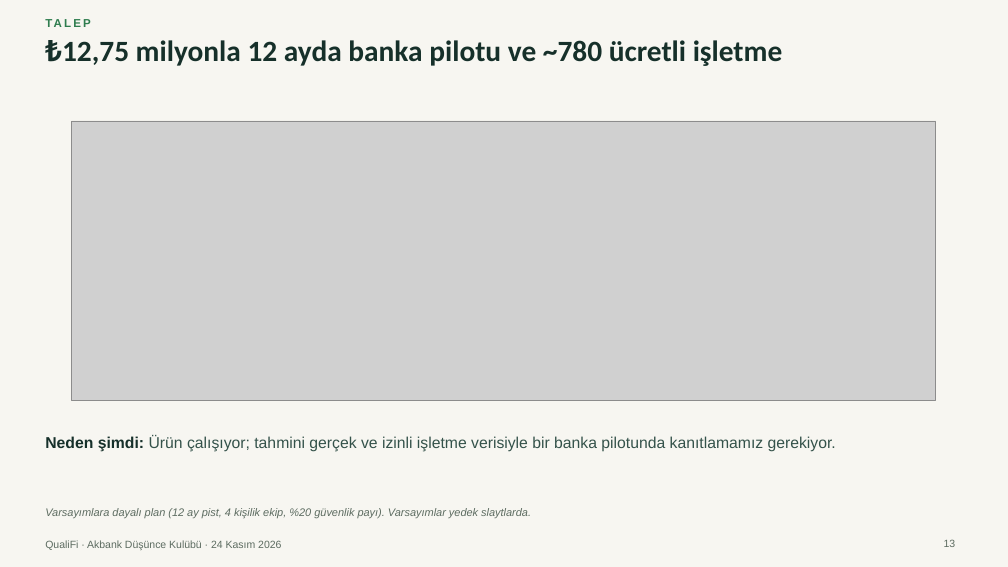
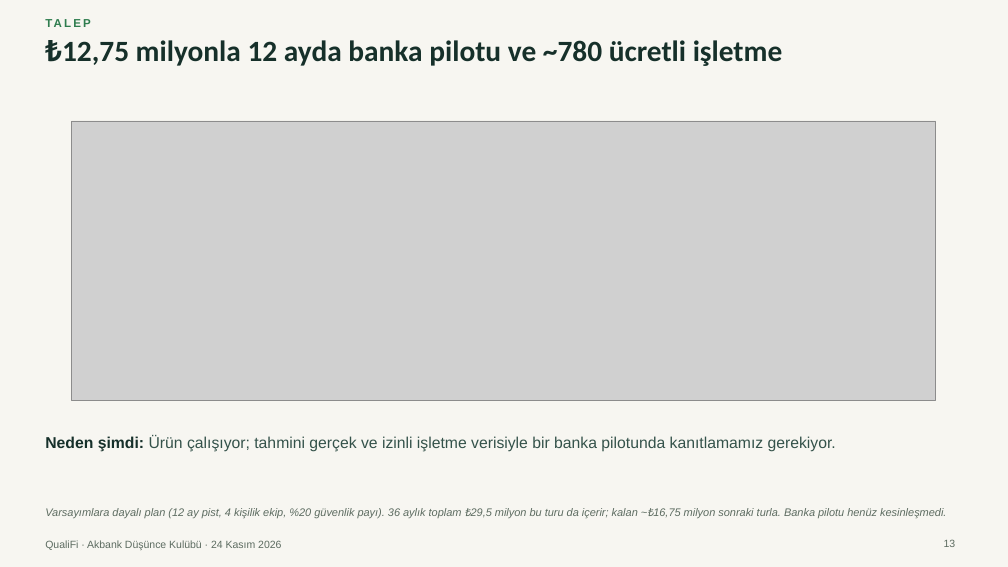
Before and after one commit to Talhaguler1/qualifi-41598058, a slide deck: slide 13 of marketing/presentation-2026-11-24/QualiFi-final-sunum.pptx. Drawn at 1008x567 pixels with LibreOffice and Linux fonts; fonts in the diff are those of the drawing; grey boxes stand for pictures. Boxes give left, top, right and bottom in pixels: in the first picture for what was removed or moved away, otherwise in the second. Text is boxed around its words. In the diff, an @@ line names an element or a change of style, - is before the commit and + after.

```diff
--- a/marketing/presentation-2026-11-24/QualiFi-final-sunum.pptx
+++ b/marketing/presentation-2026-11-24/QualiFi-final-sunum.pptx
@@ text at (x1=45, y1=508, x2=946, y2=518): text changed @@
-Varsayımlara dayalı plan (12 ay pist, 4 kişilik ekip, %20 güvenlik payı). Varsayımlar yedek slaytlarda.
+Varsayımlara dayalı plan (12 ay pist, 4 kişilik ekip, %20 güvenlik payı). 36 aylık toplam ₺29,5 milyon bu turu da içerir; kalan ~₺16,75 milyon sonraki turla. Banka pilotu henüz kesinleşmedi.
```
Also in this commit, not shown: 2 other slides changed, 4 other files.
